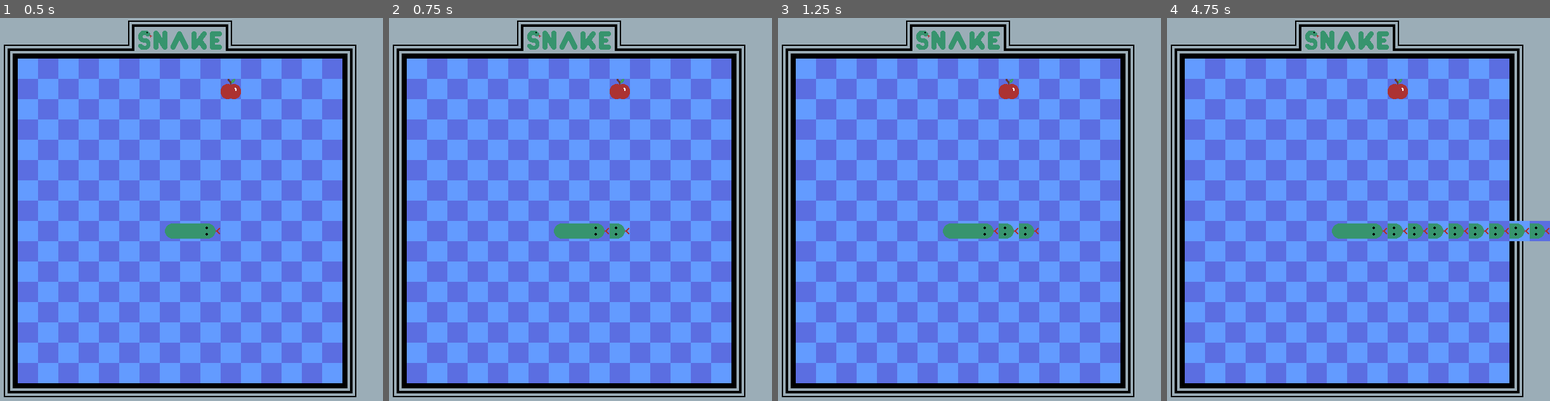
Above: before the commit, frames 1-4 (left to right).
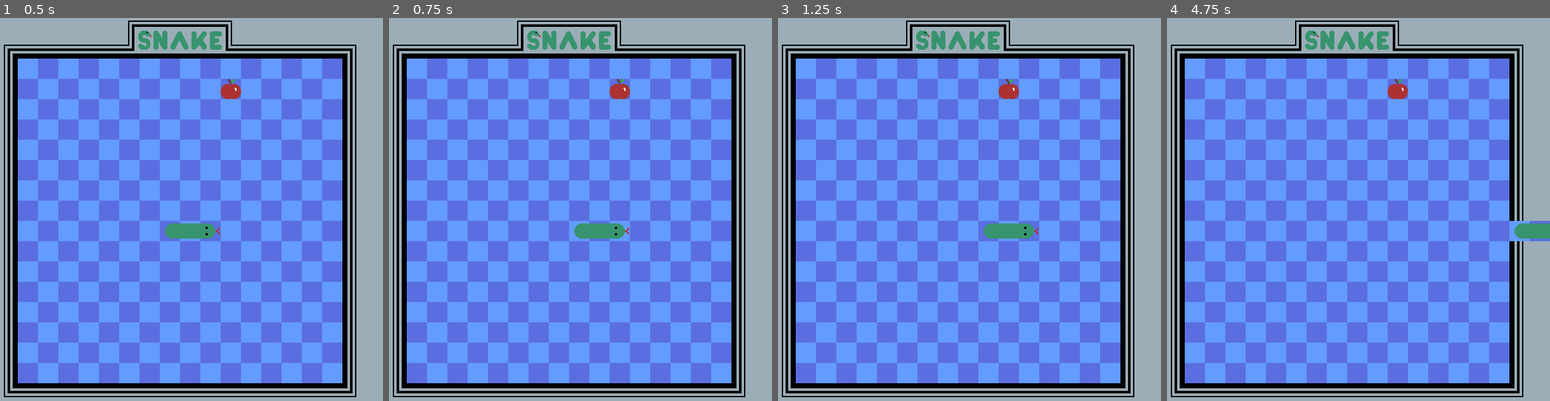
Above: after the commit, the same moments.

Repository: conor-wilson/snake
Game: Godot game, scene res://scenes/snake.tscn
The game is run twice, just before and just after one commit, with the same random seed, the same clock (stepped at 60 frames per second) and the same inputs. This scene is started directly instead of the project's main scene.
Inputs:
- Up to frame 1 (0.5 s): no input
- Up to frame 2 (0.75 s): tap Enter at 0.5 s; hold Right (move_right) from 0.53 s (still down)
- Up to frame 3 (1.25 s): keep holding Right (move_right)
- Up to frame 4 (4.75 s): release Right (move_right) at 1.28 s; hold Down (move_down) 1.28-2.03 s; tap Space at 2 s; hold Right (move_right) 2.03-2.78 s; hold Up (move_up) 2.78-3.53 s; tap Enter at 3.5 s; hold Left (move_left) from 3.53 s (still down)

Frame 1 is identical in both runs. In frame 2, 0.3% of the frame differs, in the area x 43-58%, y 53-58%; in frame 3, 0.6%; in frame 4, 1.6%, in the area x 43-100%, y 53-58%.

Commit message:
Updated moveSnake() to re-render the whole snake

Diff:
--- a/scenes/snake.gd
+++ b/scenes/snake.gd
@@ -22,12 +22,18 @@
 
 	set_tail_cell(snakeTiles[len-1], Vector2.RIGHT)
 
+
+# TODO: Descriptor
 func moveSnake(direction: Vector2):
 
+	# Update the snakeTiles array
 	var newHeadCoords = snakeTiles[0] + Vector2i(direction)
 	snakeTiles.push_front(newHeadCoords)
+	var oldTailCoords = snakeTiles.pop_back()
 
-	set_head_cell(newHeadCoords, direction)
+	# Re-render the snake
+	erase_cell(1, oldTailCoords)
+	renderNewSnake()
 
 
 # TODO: Descriptor
